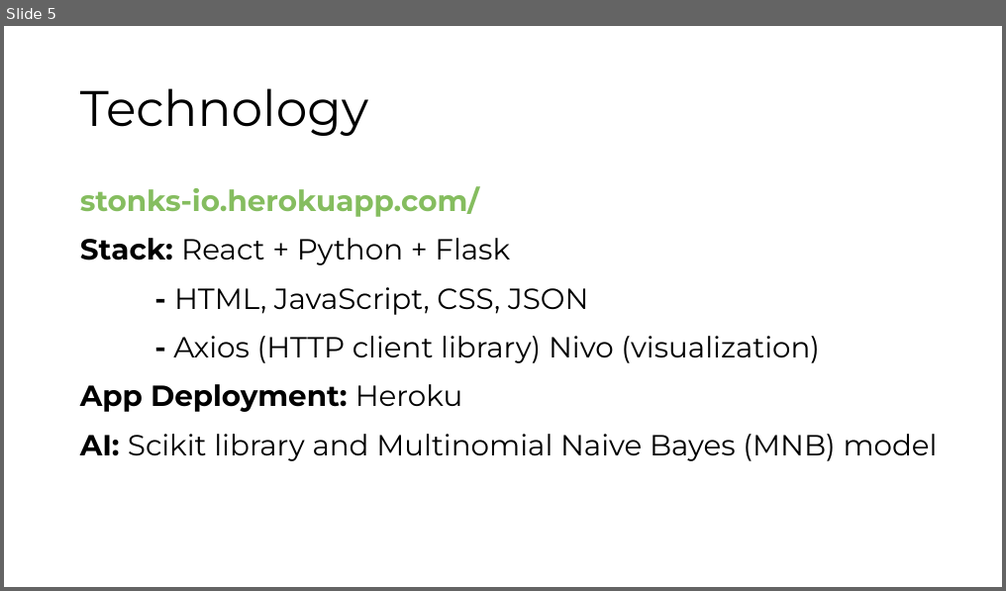
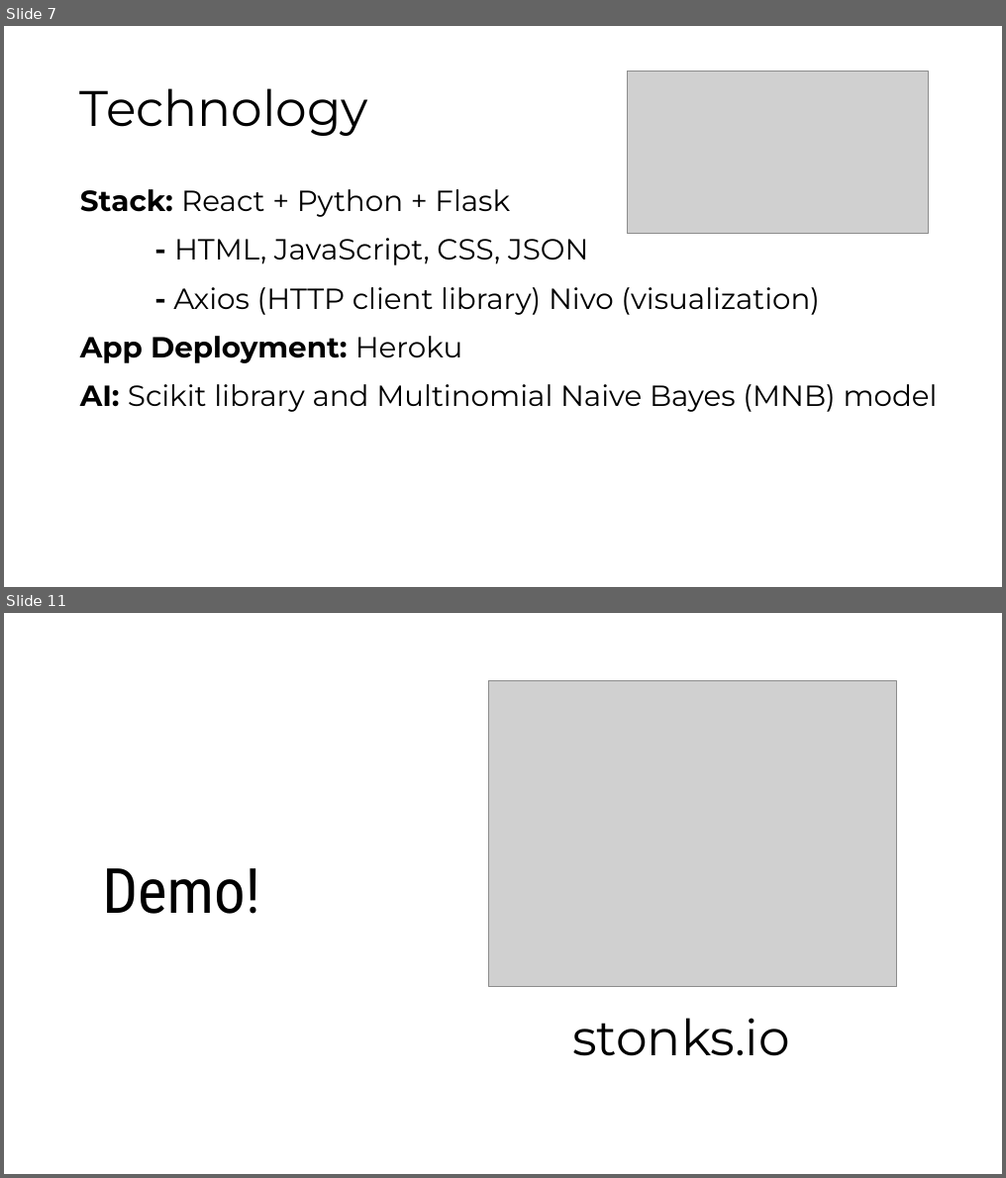
Before and after one commit to shawnjacobsen/hackOHIO-2020, a slide deck: hackOHIO-2020.pptx. Shown one above the other, each under a label of ours: slide 5 before the commit, slides 7 and 11 after it; the slides between them are not shown. The pictures are 1006x591 and 1006x1178 pixels, drawn with LibreOffice and Linux fonts; fonts in the diff are those of the drawing; grey boxes stand for pictures; background and template pictures are left out. Boxes give left, top, right and bottom in pixels: in the first picture for what was removed or moved away, otherwise in the second. Text is boxed around its words. In the diff, an @@ line names an element or a change of style, - is before the commit and + after.

```diff
--- a/hackOHIO-2020.pptx
+++ b/hackOHIO-2020.pptx
@@ slide 11 added at [4, 613, 1002, 1174], background picture (left out) @@
@@ picture added at [489, 681, 897, 987] @@
@@ text added at [102, 868, 260, 914], 60 pt, text #000000 @@
+Demo!
@@ text added at [572, 1018, 790, 1057], 48 pt, text #000000 @@
+stonks.io
@@ what was slide 5 is now slide 7 @@
@@ slide 7 changed as well @@
@@ picture added at [628, 72, 930, 234] @@
@@ text at [80, 186, 479, 217]: paragraph removed @@
-stonks-io.herokuapp.com/
```
Also in this commit, not shown: 2 other slides changed, 17 other slides added, 2 slides removed.
